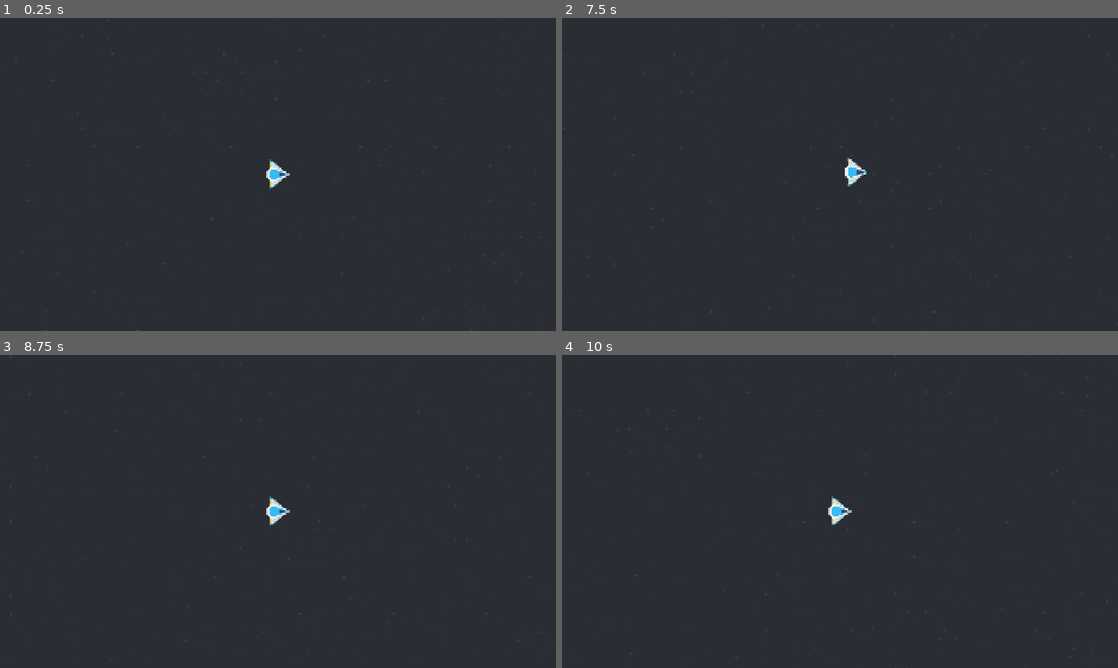
Above: before the commit, frames 1-4 (two rows, left to right).
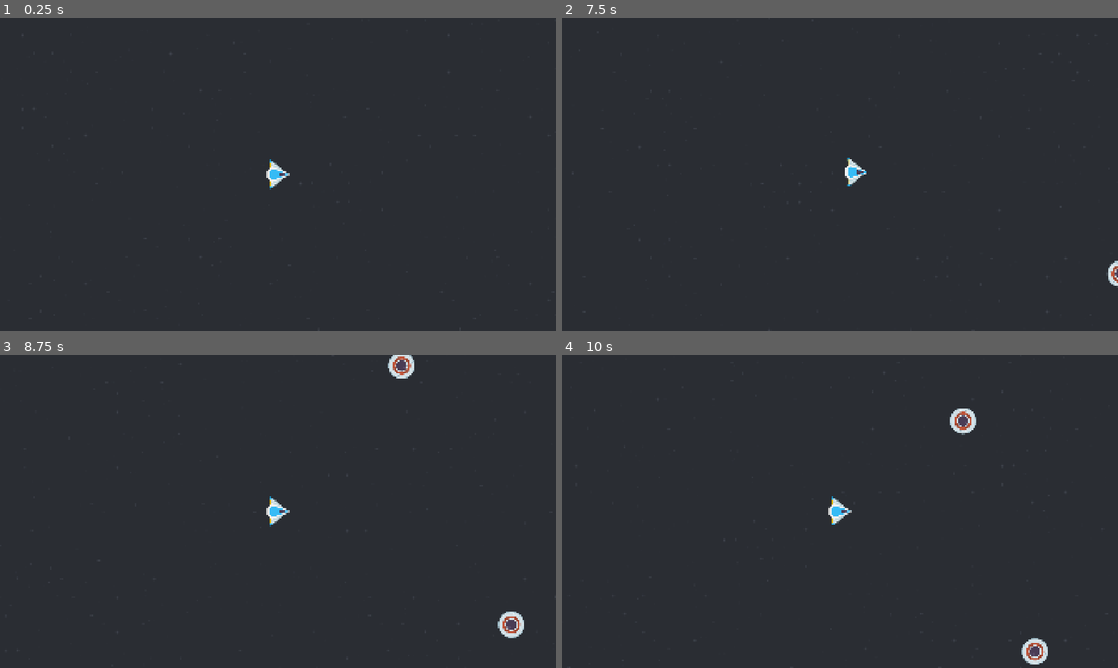
Above: after the commit, the same moments.

Repository: two-sticks-and-a-rock/space-arcade
Game: Godot game, scene res://scenes/main.tscn
The game is run twice, just before and just after one commit, with the same random seed, the same clock (stepped at 60 frames per second) and the same inputs.
Inputs (mouse positions are in pixels of both pictures, inside the frame that each line leads up to):
- Up to frame 1 (0.25 s): no input
- Up to frame 2 (7.5 s): tap Enter at 0.5, 2.75, 5.75 s; move the mouse to (962, 158) at 0.52 s; press the mouse at (962, 158) at 0.53 s; tap Space at 1.25, 4.25, 7.25 s; move the mouse to (728, 190) at 1.27 s; release the mouse at (728, 190) at 1.28 s; click (728, 190) at 1.35 s; move the mouse to (895, 105) at 2.02 s; press the mouse at (895, 105) at 2.03 s; move the mouse to (812, 237) at 2.77 s; release the mouse at (812, 237) at 2.78 s; click (812, 237) at 2.85 s; move the mouse to (1006, 221) at 3.52 s; press the mouse at (1006, 221) at 3.53 s; move the mouse to (673, 127) at 4.27 s; release the mouse at (673, 127) at 4.28 s; click (673, 127) at 4.35 s; move the mouse to (867, 174) at 5.02 s; press the mouse at (867, 174) at 5.03 s; move the mouse to (756, 96) at 5.77 s; release the mouse at (756, 96) at 5.78 s; click (756, 96) at 5.85 s; move the mouse to (962, 158) at 6.52 s; press the mouse at (962, 158) at 6.53 s; move the mouse to (728, 190) at 7.27 s; release the mouse at (728, 190) at 7.28 s; click (728, 190) at 7.35 s
- Up to frame 3 (8.75 s): move the mouse to (333, 442) at 8.02 s; press the mouse at (333, 442) at 8.03 s
- Up to frame 4 (10 s): move the mouse to (812, 574) at 8.77 s; release the mouse at (812, 574) at 8.78 s; click (812, 574) at 8.85 s; move the mouse to (1006, 558) at 9.52 s; press the mouse at (1006, 558) at 9.53 s

The runs differ from the first frame. In frame 2, 0.1% of the frame differs, in the area x 97-100%, y 77-87%; in frame 3, 0.6%; in frame 4, 0.6%, in the area x 69-88%, y 17-99%.

Commit message:
Random enemy spawn

Diff:
--- /dev/null
+++ b/scenes/main.gd
@@ -0,0 +1,41 @@
+extends Node2D
+
+@export var enemy_scene : PackedScene
+
+func new_game():
+	# $Player.start($StartPosition.position)
+	$EnemyTimer.start()
+
+# Called when the node enters the scene tree for the first time.
+func _ready():
+	new_game()
+
+
+# Called every frame. 'delta' is the elapsed time since the previous frame.
+func _process(_delta):
+	pass
+
+func _on_enemy_timer_timeout():
+	# Create a new instance of the Mob scene.
+	var enemy = enemy_scene.instantiate()
+
+	# Choose a random location on Path2D.
+	var mob_spawn_location = $player/EnemyPath/EnemySpawnLocation
+	mob_spawn_location.progress_ratio = randf()
+
+	# Set the mob's position to the random location.
+	enemy.position = mob_spawn_location.position
+
+	# Set the mob's direction perpendicular to the path direction.
+	var direction = mob_spawn_location.rotation + PI / 2
+
+	# Add some randomness to the direction.
+	direction += randf_range(-PI / 4, PI / 4)
+	enemy.rotation = direction
+
+	# Choose the velocity for the mob.
+	var velocity = Vector2(randf_range(150.0, 250.0), 0.0)
+	enemy.linear_velocity = velocity.rotated(direction)
+
+	# Spawn the mob by adding it to the Main scene.
+	add_child(enemy)
--- a/scenes/main.tscn
+++ b/scenes/main.tscn
@@ -1,12 +1,38 @@
 [gd_scene format=3 uid="uid://be6oad5gocvyr"]
 
+[ext_resource type="Script" uid="uid://d172g7hhh4vkg" path="res://scenes/main.gd" id="1_jyhfs"]
 [ext_resource type="PackedScene" uid="uid://nchng1iwyms1" path="res://scenes/scrolling_background.tscn" id="1_sugp2"]
+[ext_resource type="PackedScene" uid="uid://b1c8lbi40g0up" path="res://scenes/enemies/enemy.tscn" id="2_tbgi4"]
 [ext_resource type="PackedScene" uid="uid://cekmijf83xupg" path="res://scenes/player/player.tscn" id="3_jyhfs"]
 
+[sub_resource type="Curve2D" id="Curve2D_0wfyh"]
+_data = {
+"points": PackedVector2Array(0, 0, 0, 0, 1836, -294, 0, 0, 0, 0, 1908, 463, 0, 0, 0, 0, 2018, 1675, 0, 0, 0, 0, 1449, 2068, 0, 0, 0, 0, -48, 2306, 0, 0, 0, 0, -1180, 2181, 0, 0, 0, 0, -1769, 1520, 0, 0, 0, 0, -1872, 855, 0, 0, 0, 0, -1884, 16, 0, 0, 0, 0, -1228, -1019, 0, 0, 0, 0, -331, -1152, 0, 0, 0, 0, 166.13489, -969.812, 0, 0, 0, 0, 699, -1031, 0, 0, 0, 0, 1432, -940, 0, 0, 0, 0, 1898, -537)
+}
+point_count = 15
+
 [node name="Main" type="Node2D" unique_id=252374006]
+script = ExtResource("1_jyhfs")
+enemy_scene = ExtResource("2_tbgi4")
 
 [node name="scrolling_background" parent="." unique_id=2059599330 instance=ExtResource("1_sugp2")]
+scroll_offset = Vector2(368, 382)
 
 [node name="player" parent="." unique_id=2109895852 instance=ExtResource("3_jyhfs")]
 unique_name_in_owner = true
 position = Vector2(0, 0)
+
+[node name="EnemyPath" type="Path2D" parent="player" unique_id=1257585160]
+position = Vector2(-65.89342, -507.8911)
+scale = Vector2(0.8864685, 0.8369)
+curve = SubResource("Curve2D_0wfyh")
+
+[node name="EnemySpawnLocation" type="PathFollow2D" parent="player/EnemyPath" unique_id=2016221203]
+position = Vector2(1836, -294)
+rotation = 1.4759693
+
+[node name="EnemyTimer" type="Timer" parent="." unique_id=112328157]
+unique_name_in_owner = true
+process_callback = 0
+
+[connection signal="timeout" from="EnemyTimer" to="." method="_on_enemy_timer_timeout"]
--- a/scenes/player/slingshot.gd
+++ b/scenes/player/slingshot.gd
@@ -4,7 +4,6 @@
 
 var start_vector := Vector2.ZERO
 var end_vector := Vector2.ZERO
-
 
 func _input(_event: InputEvent) -> void:
     if Input.is_action_just_pressed("click"):
Not shown, added: scenes/main.gd.uid
